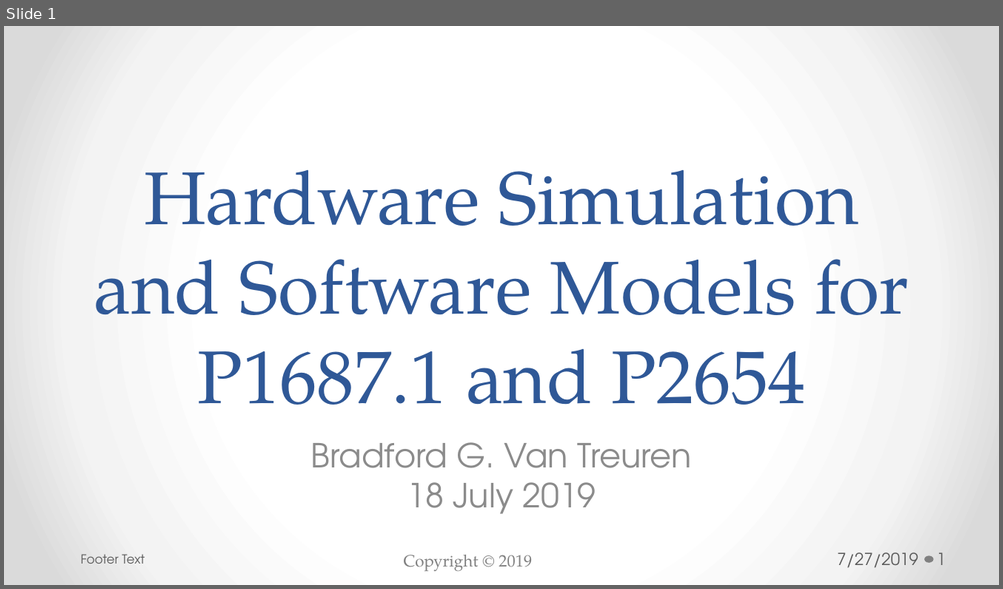
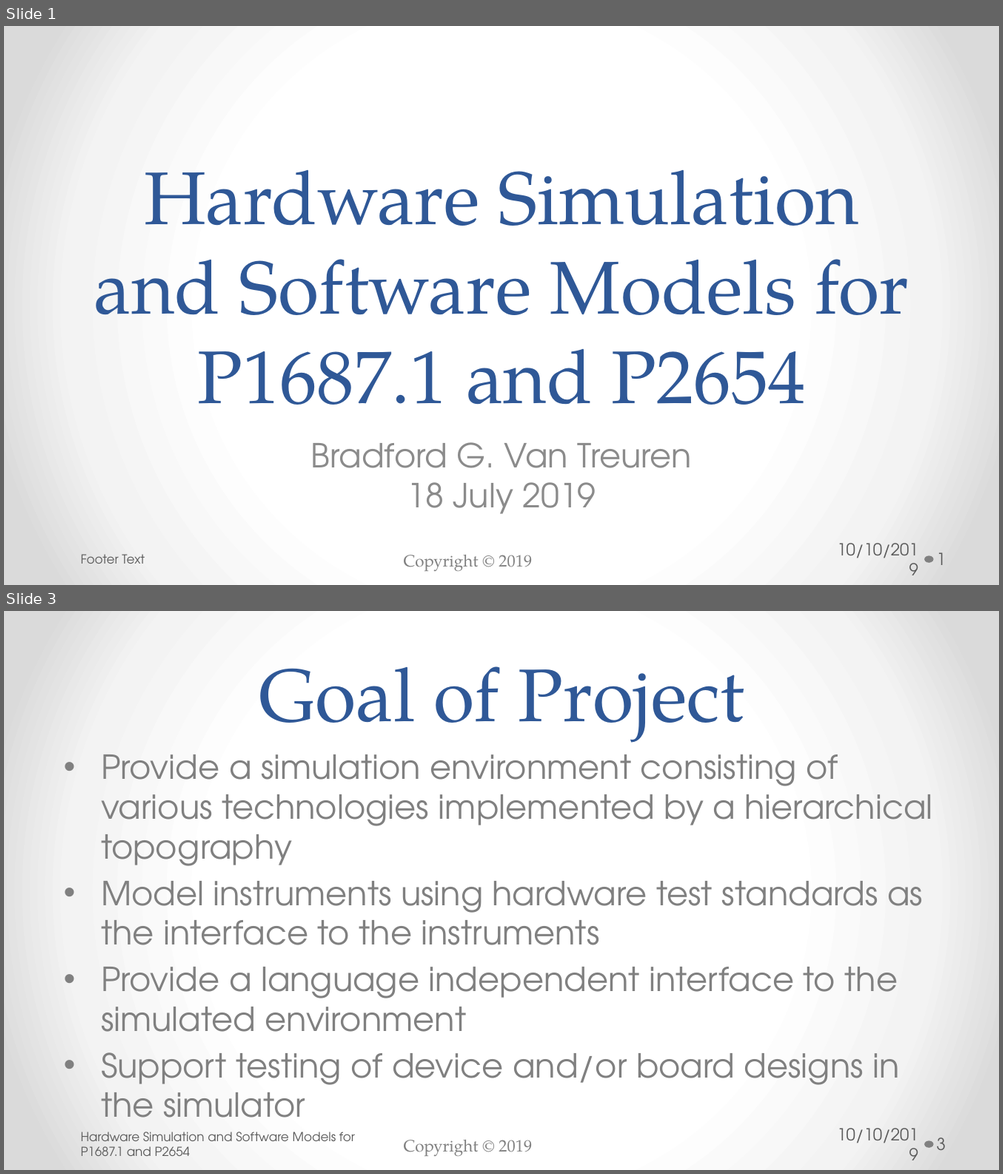
Before and after one commit to bradfordvt/P2654Simulations, a slide deck: docs/HLD.pptx. Shown one above the other, each under a label of ours: slide 1 before the commit, slides 1 and 3 after it; the slides between them are not shown. The pictures are 1003x589 and 1003x1174 pixels, drawn with LibreOffice and Linux fonts; fonts in the diff are those of the drawing; background and template pictures are left out. Boxes give left, top, right and bottom in pixels: in the first picture for what was removed or moved away, otherwise in the second. Text is boxed around its words. In the diff, an @@ line names an element or a change of style, - is before the commit and + after.

Commit message:
Updated HLD document to include latest view of models and architecture.  This second draft is to be shared with the IEEE P2654 team on 14 Oct 2019.

```diff
--- a/docs/HLD.pptx
+++ b/docs/HLD.pptx
@@ slide 3 added at <box>4,611,999,1170</box>, background gradient #FFFFFF to #F4F4F4 to #DADADA; not listed: 2 template elements that a slide beside it also shows @@
@@ title added at <box>259,667,744,743</box>, 54 pt, text #2F5897 @@
+Goal of Project
@@ text added at <box>101,755,932,1133</box>, 24 pt, text #808080 @@
+• Provide a simulation environment consisting of various technologies implemented by a hierarchical topography
+• Model instruments using hardware test standards as the interface to the instruments
+• Provide a language independent interface to the simulated environment
+• Support testing of device and/or board designs in the simulator
@@ text added at <box>81,1132,355,1156</box>, 9 pt, text #595959 @@
+Hardware Simulation and Software Models for P1687.1 and P2654
@@ text added at <box>836,1128,918,1144</box>, 12 pt, text #595959 @@
+10/10/2019
@@ page number added at <box>936,1138,945,1150</box>, 12 pt, text #595959 @@
+3
@@ slide 1 changed as well @@
@@ text at <box>836,543,918,559</box>: text changed @@
-7/27/2019
+10/10/2019
```
Also in this commit, not shown: 14 other slides changed, 61 other slides added.
